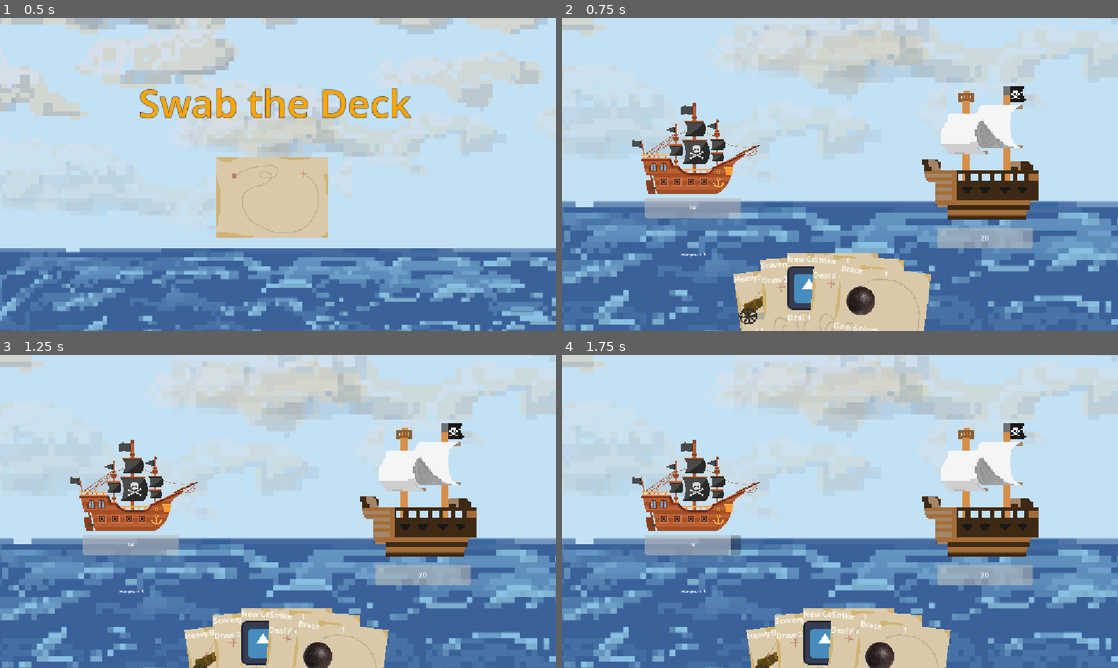
Above: before the commit, frames 1-4 (two rows, left to right).
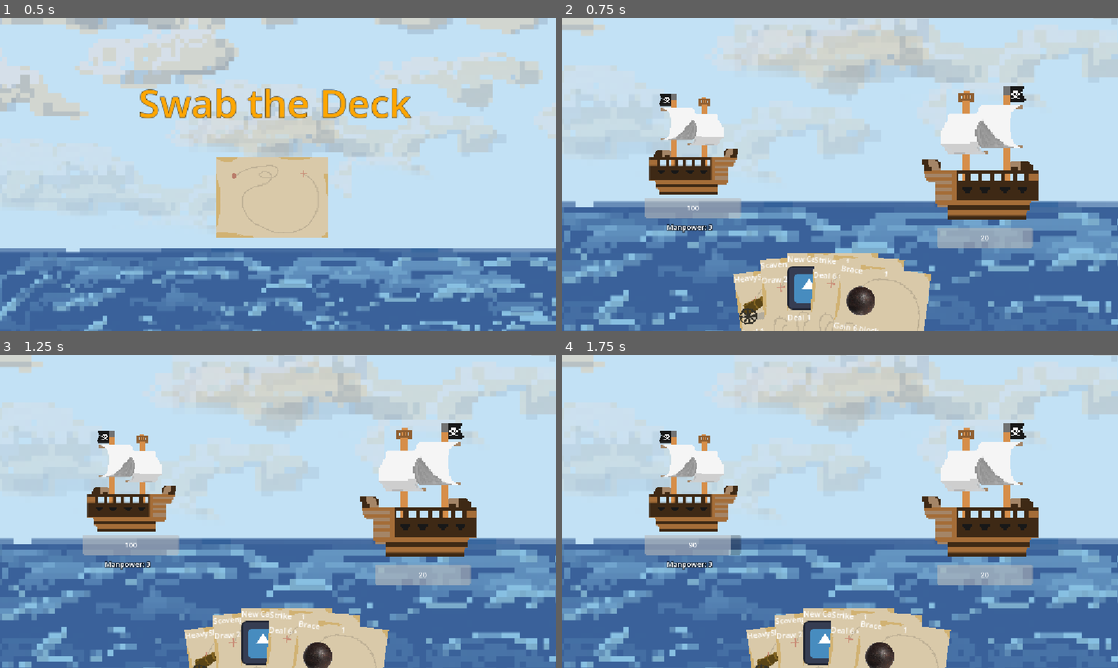
Above: after the commit, the same moments.

Repository: ataylor146/deckbuilder
Game: Godot game, scene res://Scenes/menu.tscn
Two runs of this game, one before a commit and one after it. Both use one fixed random seed, a clock stepped at 60 frames per second and the inputs below. The engine's default icon, where the game draws it, is replaced by a stand-in: a white triangle on a blue panel in a dark square.
Inputs (mouse positions are in pixels of both pictures, inside the frame that each line leads up to):
- Up to frame 1 (0.5 s): no input
- Up to frame 2 (0.75 s): click (834, 196) at 0.5 s
- Up to frame 3 (1.25 s): no input
- Up to frame 4 (1.75 s): tap Enter (ui_accept) at 1.25, 1.52 s; move the mouse to (962, 495) at 1.27 s

Frame 1 is identical in both runs. In frame 2, 3.6% of the frame differs, in the area x 12-36%, y 24-77%; in frame 3, 3.6%; in frame 4, 3.6%.

Commit message:
FINALLY merging visual changes on player

Diff:
--- a/Scenes/player.tscn
+++ b/Scenes/player.tscn
@@ -1,25 +1,34 @@
 [gd_scene format=3 uid="uid://badu7qssc7g76"]
 
 [ext_resource type="Script" uid="uid://deq2gmghcnj8y" path="res://Scripts/player.gd" id="1_v0iea"]
-[ext_resource type="Texture2D" uid="uid://br12ykw24e6ql" path="res://Sprites/pirate-ship-clip-art-1-2726867826.png" id="2_cvnsp"]
+[ext_resource type="Texture2D" uid="uid://dlnrlxwggl642" path="res://Sprites/ship.png" id="2_6t5aa"]
 [ext_resource type="Texture2D" uid="uid://ds76jbuigsfso" path="res://Sprites/icon.svg" id="3_6t5aa"]
+
+[sub_resource type="LabelSettings" id="LabelSettings_vgqql"]
+font_size = 30
+shadow_size = 20
+shadow_color = Color(0, 0, 0, 0.5254902)
+
+[sub_resource type="LabelSettings" id="LabelSettings_fkybt"]
+font_size = 30
 
 [node name="Player" type="Node2D" unique_id=499854778]
 scale = Vector2(0.5, 0.5)
 script = ExtResource("1_v0iea")
 
 [node name="Manpower" type="Label" parent="." unique_id=38064966]
-offset_left = 569.99994
-offset_top = 695.7143
-offset_right = 661.99994
-offset_bottom = 718.7143
+offset_left = 510.0
+offset_top = 572.0
+offset_right = 682.0
+offset_bottom = 614.0
 text = "Manpower: "
+label_settings = SubResource("LabelSettings_vgqql")
 
 [node name="Sprite2D" type="Sprite2D" parent="." unique_id=1215944405]
 z_index = 1
-position = Vector2(630.00006, 268.57144)
-scale = Vector2(0.27701998, 0.27701998)
-texture = ExtResource("2_cvnsp")
+position = Vector2(620, 250)
+scale = Vector2(0.5434656, 0.5434656)
+texture = ExtResource("2_6t5aa")
 
 [node name="HP" type="ProgressBar" parent="." unique_id=1539624760]
 custom_minimum_size = Vector2(0, 30)
@@ -41,6 +50,7 @@
 grow_horizontal = 2
 grow_vertical = 2
 text = "7676 HP"
+label_settings = SubResource("LabelSettings_fkybt")
 horizontal_alignment = 1
 vertical_alignment = 1
 
